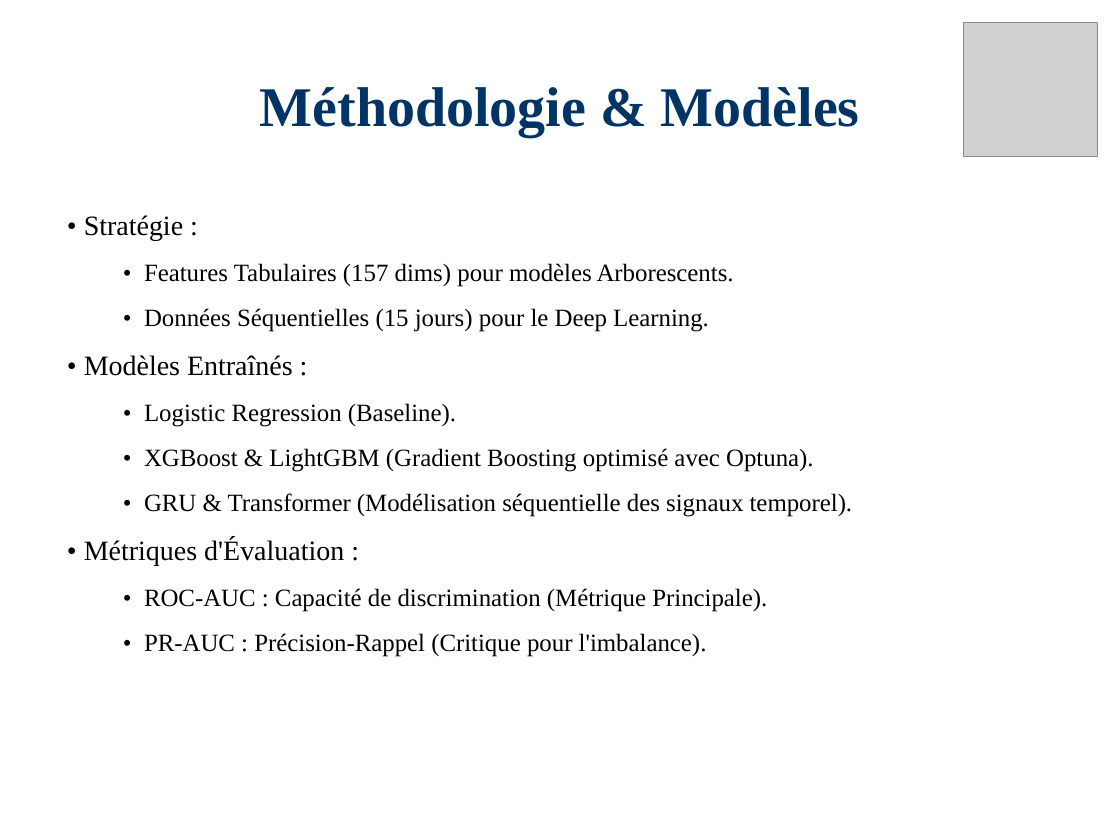
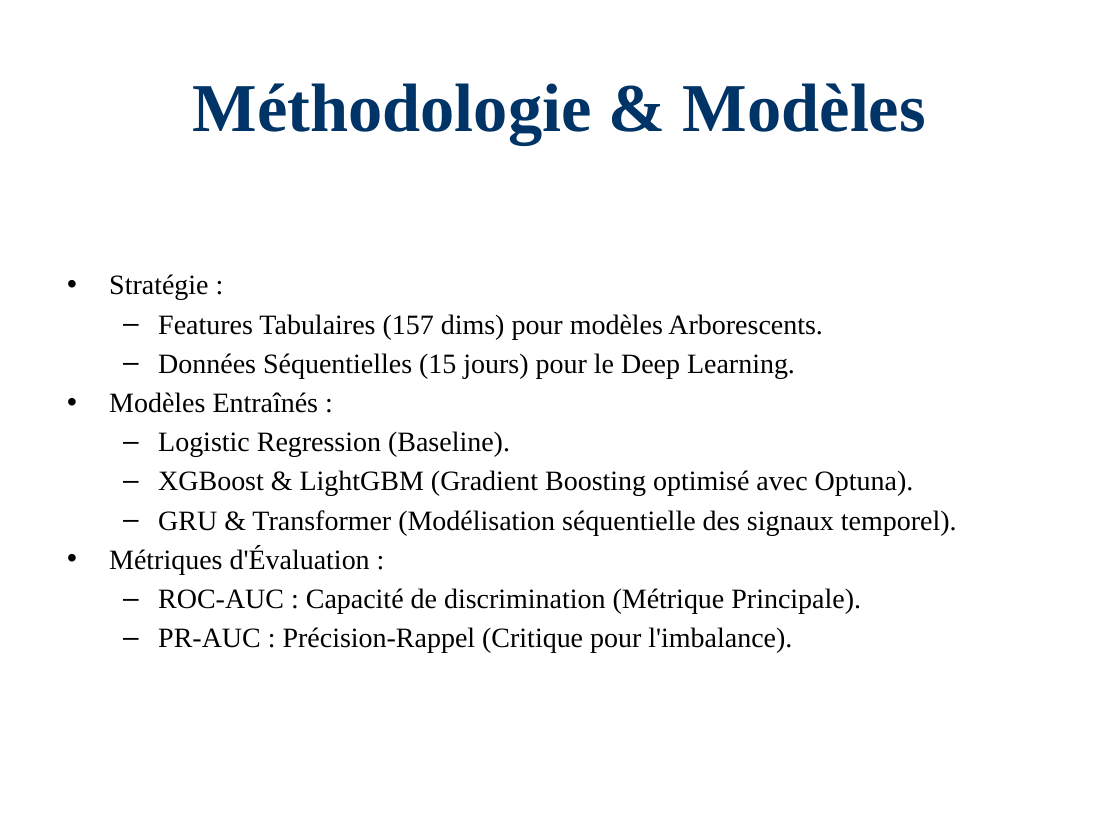
Before and after one commit to Paulino-Cristovao/churn_predictions, a slide deck: slide 4 of Presentations_Resultats_Projet.pptx. Drawn at 1120x840 pixels with LibreOffice and Linux fonts; fonts in the diff are those of the drawing; grey boxes stand for pictures. Boxes give left, top, right and bottom in pixels: in the first picture for what was removed or moved away, otherwise in the second. Text is boxed around its words. In the diff, an @@ line names an element or a change of style, - is before the commit and + after.

```diff
--- a/Presentations_Resultats_Projet.pptx
+++ b/Presentations_Resultats_Projet.pptx
@@ picture removed at <box>963,22,1098,157</box> @@
@@ title "Méthodologie & Modèles" at <box>193,83,926,144</box>: size 36 to 44 pt @@
@@ text at <box>109,274,957,653</box>: text changed; size 16 to 18 pt @@
-• Stratégie :
-  • Features Tabulaires (157 dims) pour modèles Arborescents.
-  • Données Séquentielles (15 jours) pour le Deep Learning.
-• Modèles Entraînés :
-  • Logistic Regression (Baseline).
-  • XGBoost & LightGBM (Gradient Boosting optimisé avec Optuna).
-  • GRU & Transformer (Modélisation séquentielle des signaux temporel).
-• Métriques d'Évaluation :
-  • ROC-AUC : Capacité de discrimination (Métrique Principale).
-  • PR-AUC : Précision-Rappel (Critique pour l'imbalance).
+• Stratégie :
+  – Features Tabulaires (157 dims) pour modèles Arborescents.
+  – Données Séquentielles (15 jours) pour le Deep Learning.
+• Modèles Entraînés :
+  – Logistic Regression (Baseline).
+  – XGBoost & LightGBM (Gradient Boosting optimisé avec Optuna).
+  – GRU & Transformer (Modélisation séquentielle des signaux temporel).
+• Métriques d'Évaluation :
+  – ROC-AUC : Capacité de discrimination (Métrique Principale).
+  – PR-AUC : Précision-Rappel (Critique pour l'imbalance).
```
Also in this commit, not shown: 8 other slides changed, 1 other file.
